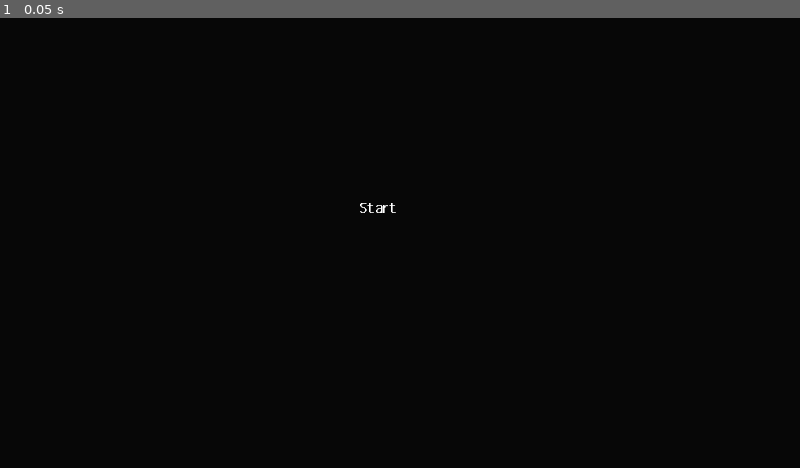
Above: before the commit, frame 1.
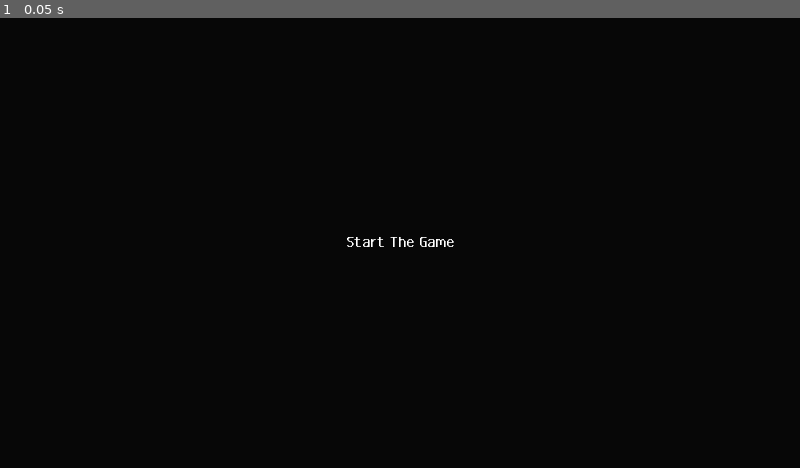
Above: after the commit, the same moment.

Repository: CarpenterBlue/Royal-Shift
Game: Godot game, scene res://Main.tscn
Two runs of this game, one before a commit and one after it. Both use one fixed random seed, a clock stepped at 60 frames per second and the inputs below.
Inputs:
- Up to frame 1 (0.05 s): no input

The runs differ from the first frame. In frame 1, 0.2% of the frame differs, in the area x 43-57%, y 41-51%.

Commit message:
further changes

Diff:
--- a/Main.tscn
+++ b/Main.tscn
@@ -1,6 +1,4 @@
-[gd_scene load_steps=3 format=2]
-
-[ext_resource path="res://fonts/pixel_ultima.tres" type="DynamicFont" id=1]
+[gd_scene load_steps=2 format=2]
 
 [sub_resource type="GDScript" id=1]
 script/source = "extends TextureButton
@@ -18,16 +16,19 @@
 color = Color( 0.027451, 0.027451, 0.027451, 1 )
 
 [node name="Start" type="TextureButton" parent="."]
-margin_left = 377.0
-margin_top = 209.0
-margin_right = 532.0
-margin_bottom = 249.0
+anchor_left = 0.5
+anchor_top = 0.5
+anchor_right = 0.5
+anchor_bottom = 0.5
+margin_left = -77.5
+margin_top = -20.0
+margin_right = 77.5
+margin_bottom = 20.0
 script = SubResource( 1 )
 
 [node name="Label" type="Label" parent="Start"]
 anchor_right = 1.0
 anchor_bottom = 1.0
-custom_fonts/font = ExtResource( 1 )
-text = "Start"
+text = "Start The Game"
 align = 1
 valign = 1
